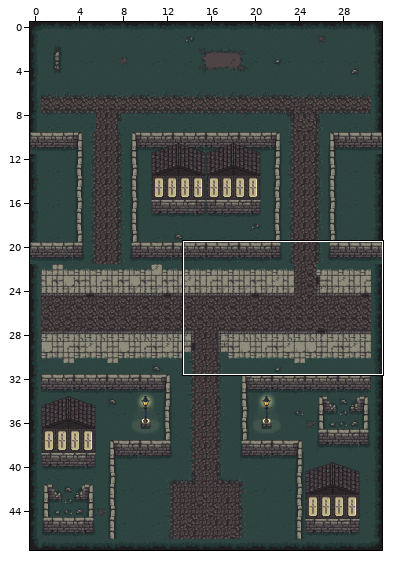
An edit to a level. Tiled map, data/level8.tmx. Above: a wide view before the commit, with the close-up outlined.
Close-up. Before the commit:
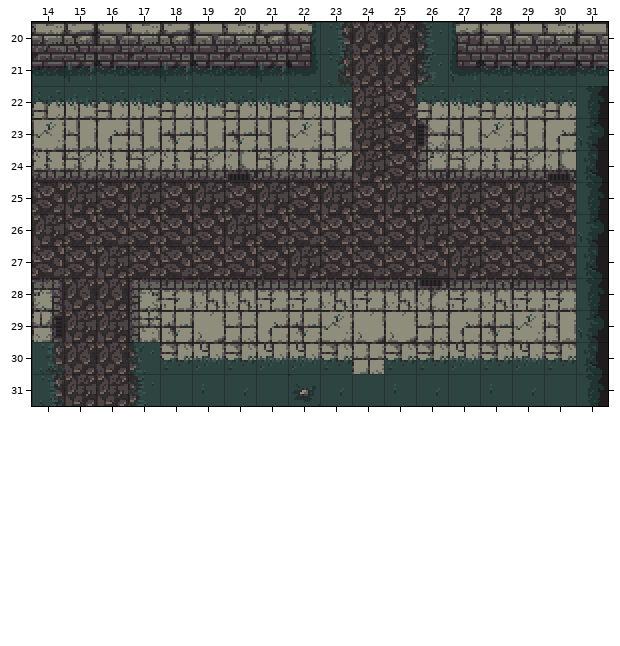
Cells are 32x32 px. Shown: x 14..31, y 20..31. The commit also changed other parts of the map, which this record leaves out.
After:
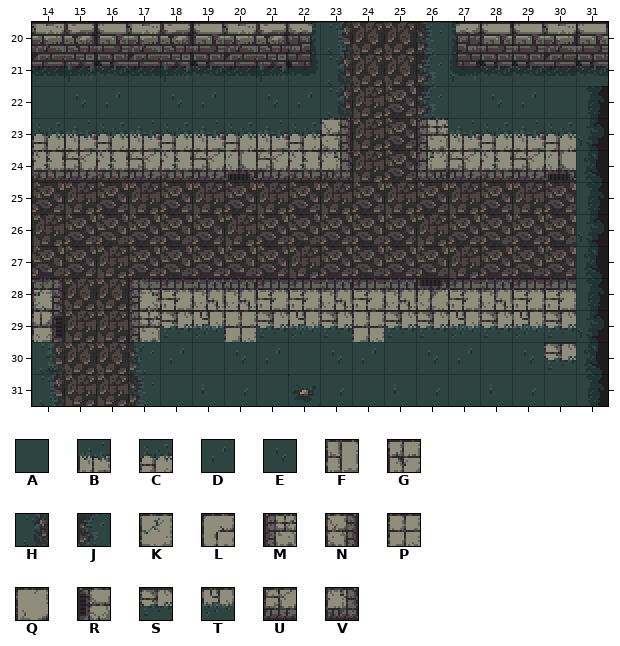
Key: from "map_normal_1": A 6, B 16, C 17, D 36, E 38, F 48, G 49, H 65, J 67, K 80, L 81, M 86, N 89, P 112, Q 113, R 118, S 144, T 145, U 151, V 153.
_ is an empty cell.
From old to new:
Layer "world_1":
y 22: x 14..23 CBCBCBCBCB -> AEDAEDAEDH; x 26..30 CBCBC -> JAEDA
y 23: x 14..23 KFLFGFGFKF -> CBCBCBCBCN; x 26..30 RFKFL -> MBCBC
y 24: x 23 U -> V
y 29: x 18..19 GQ -> ST; x 21..30 LGKQQPLGKF -> STSPSSTSTS
y 30: x 18..29 STSTTSPSSTST -> DAEDAEDAEDAE
Boxes around the changes in both close-ups, in picture pixels (x1, y1, x2, y2):
changed: (32, 86, 352, 180)
changed: (416, 86, 576, 150)
changed: (160, 310, 576, 374)
